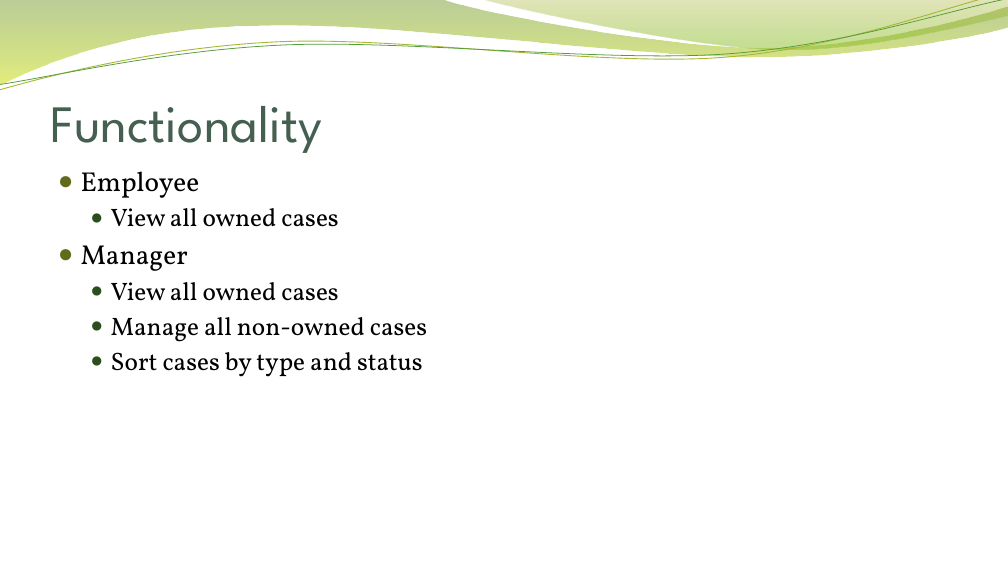
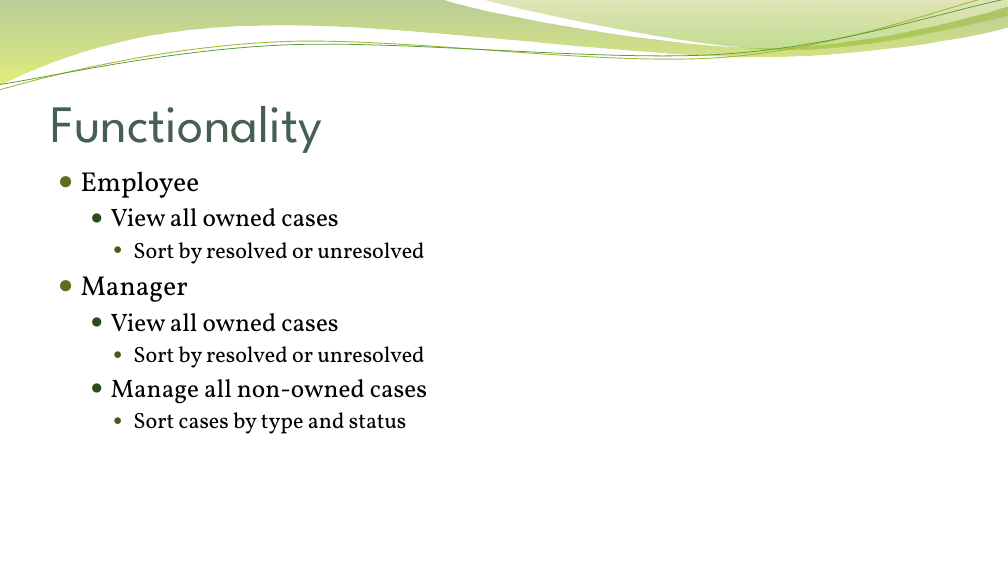
Before and after one commit to 2014ALee/1806-Jun18-Java-USF, a slide deck: slide 3 of Brandon_Scoggins_Code/project_1/Project 1 - ERS.pptx. Drawn at 1008x567 pixels with LibreOffice and Linux fonts; fonts in the diff are those of the drawing; background and template pictures are left out. Boxes give left, top, right and bottom in pixels: in the first picture for what was removed or moved away, otherwise in the second. Text is boxed around its words. In the diff, an @@ line names an element or a change of style, - is before the commit and + after.

```diff
--- a/Brandon_Scoggins_Code/project_1/Project 1 - ERS.pptx
+++ b/Brandon_Scoggins_Code/project_1/Project 1 - ERS.pptx
@@ text at bbox=[133, 242, 425, 264]: paragraph added @@
+    ● Sort by resolved or unresolved
@@ text at bbox=[133, 346, 425, 368]: paragraph added @@
+    ● Sort by resolved or unresolved
@@ text at bbox=[133, 412, 406, 434]: size 24 to 21 pt in "Sort cases by type and status"; list level 2 to 3 in "Sort cases by type and ..."; bullet colour #2A4F1C to #455C19 @@
```
Also in this commit, not shown: 1 other slide changed, 2 slides added, 1 slide removed, 31 other files.
